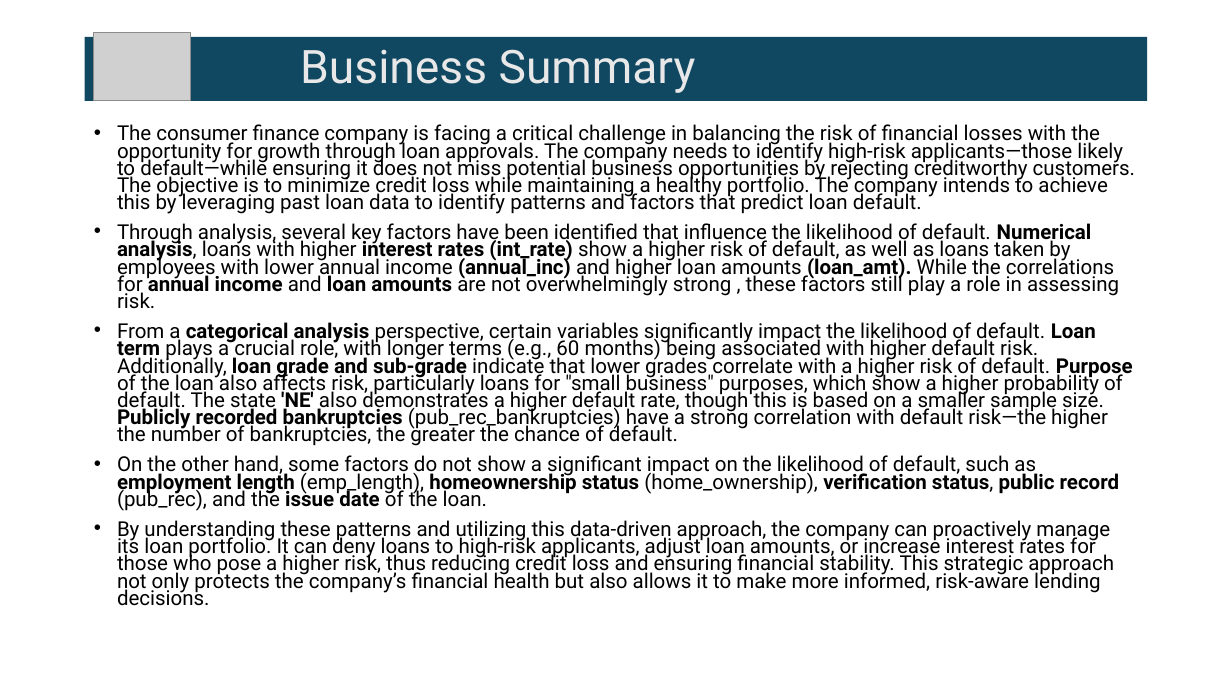
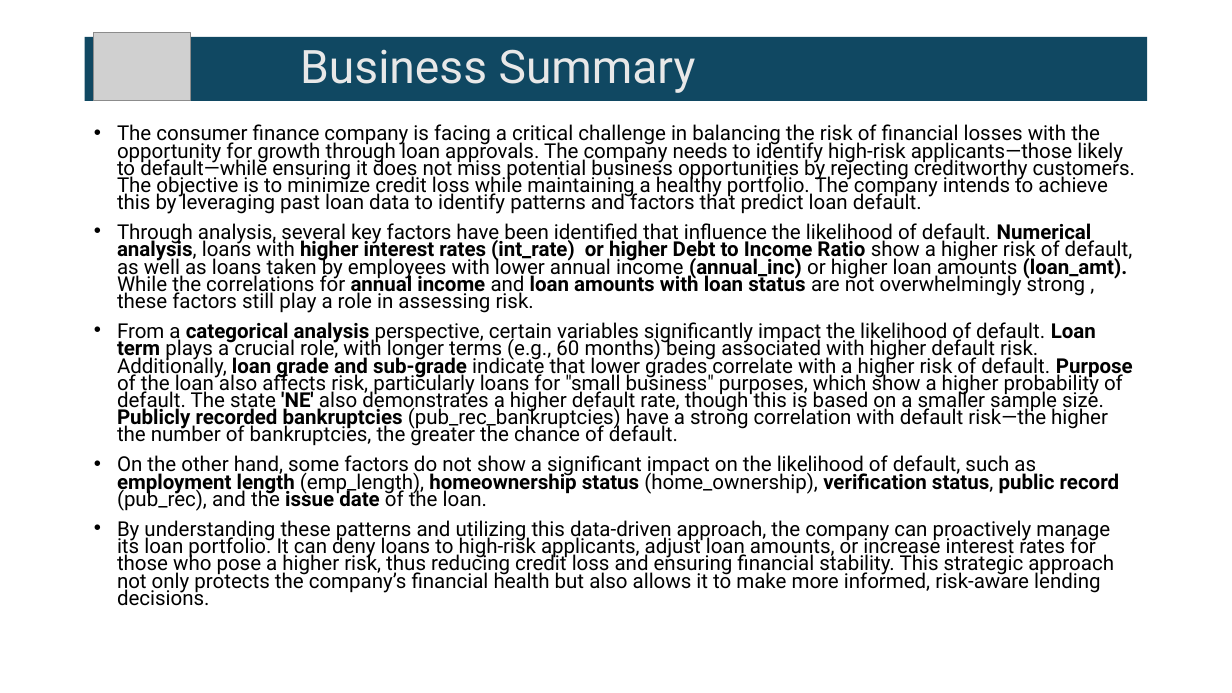
Before and after one commit to pradeephm31/LendingClubCaseStudy, a slide deck: slide 10 of LendingClubCaseStudy.pptx. Drawn at 1232x693 pixels with LibreOffice and Linux fonts; fonts in the diff are those of the drawing; grey boxes stand for pictures. Boxes give left, top, right and bottom in pixels: in the first picture for what was removed or moved away, otherwise in the second. Text is boxed around its words. In the diff, an @@ line names an element or a change of style, - is before the commit and + after.

Commit message:
Added Analysi of Param Debt to Income Ratio

```diff
--- a/LendingClubCaseStudy.pptx
+++ b/LendingClubCaseStudy.pptx
@@ text at <box>117,223,1133,313</box>: text changed @@
-• Through analysis, several key factors have been identified that influence the likelihood of default. Numerical analysis, loans with higher interest rates (int_rate) show a higher risk of default, as well as loans taken by employees with lower annual income (annual_inc) and higher loan amounts (loan_amt). While the correlations for annual income and loan amounts are not overwhelmingly strong , these factors still play a role in assessing risk.
+• Through analysis, several key factors have been identified that influence the likelihood of default. Numerical analysis, loans with higher interest rates (int_rate) or higher Debt to Income Ratio show a higher risk of default, as well as loans taken by employees with lower annual income (annual_inc) or higher loan amounts (loan_amt). While the correlations for annual income and loan amounts with loan status are not overwhelmingly strong , these factors still play a role in assessing risk.
```
Also in this commit, not shown: 2 other slides changed, 3 other files.
